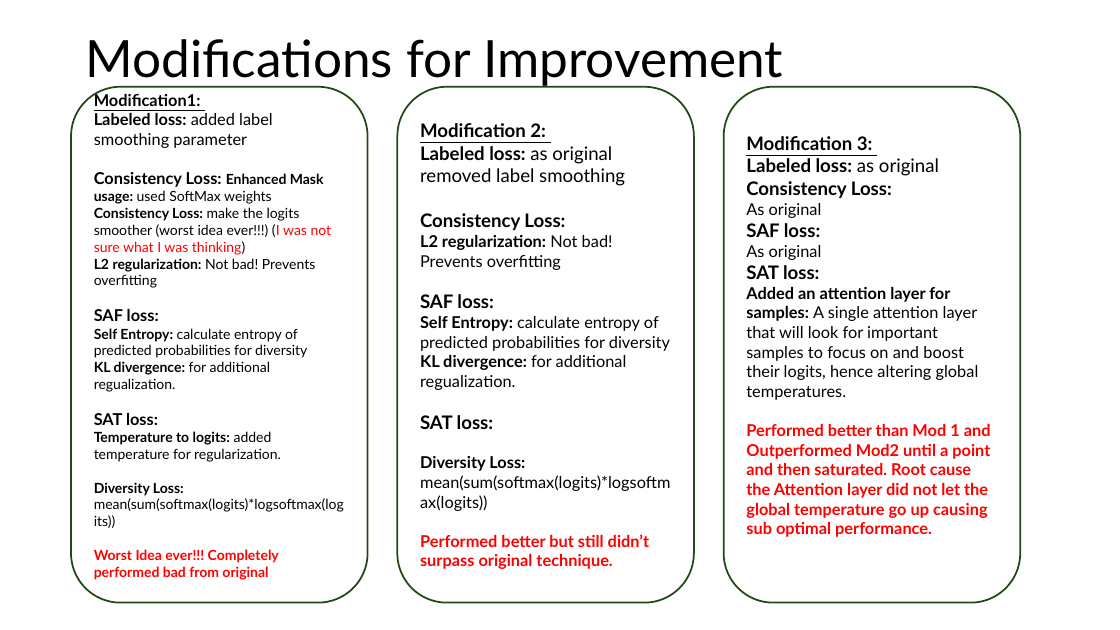
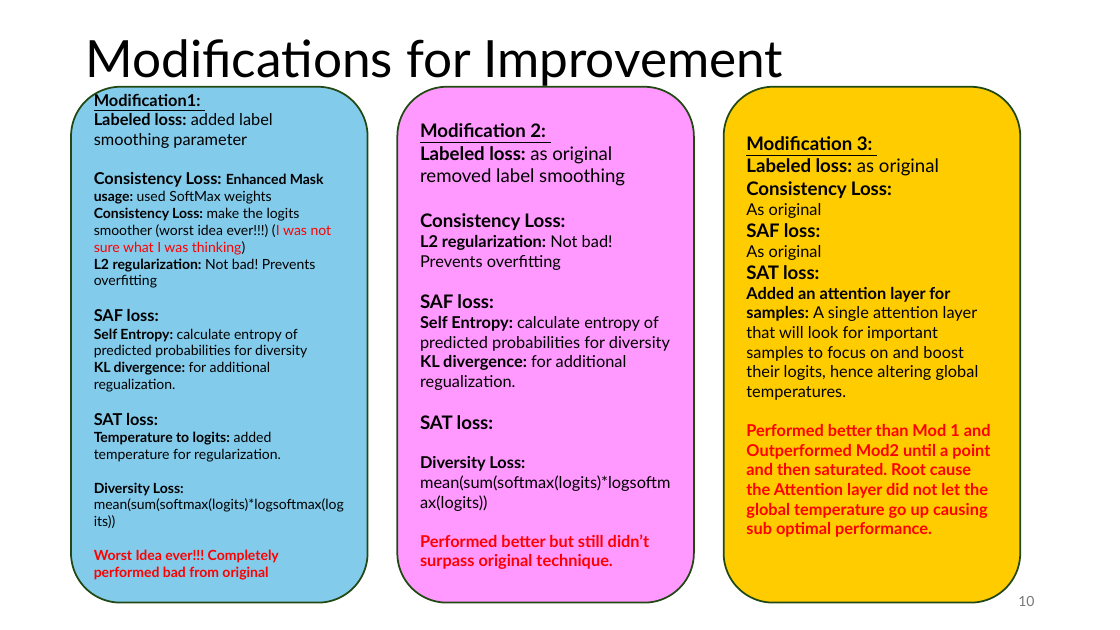
Before and after one commit to abbaasalif/freematch-improved, a slide deck: slide 10 of Mix Match and Beyond! – Effectiveness of.pptx (slide 9 before the commit). Drawn at 1120x630 pixels with LibreOffice and Linux fonts; fonts in the diff are those of the drawing. Boxes give left, top, right and bottom in pixels: in the first picture for what was removed or moved away, otherwise in the second. Text is boxed around its words. In the diff, an @@ line names an element or a change of style, - is before the commit and + after.

```diff
--- a/Mix Match and Beyond! – Effectiveness of.pptx
+++ b/Mix Match and Beyond! – Effectiveness of.pptx
@@ rounded rectangle "Modification1:" at (71, 87, 368, 602): fill none to #83CBEB @@
@@ rounded rectangle "Modification 2:" at (397, 87, 694, 602): fill none to #FF99FF @@
@@ rounded rectangle "Modification 3:" at (724, 87, 1021, 602): fill none to #FFCC00 @@
@@ page number added at (1018, 596, 1034, 606), 12 pt, text #797979 @@
+10
```
Also in this commit, not shown: 9 other slides changed, 2 slides added, 15 other files.
